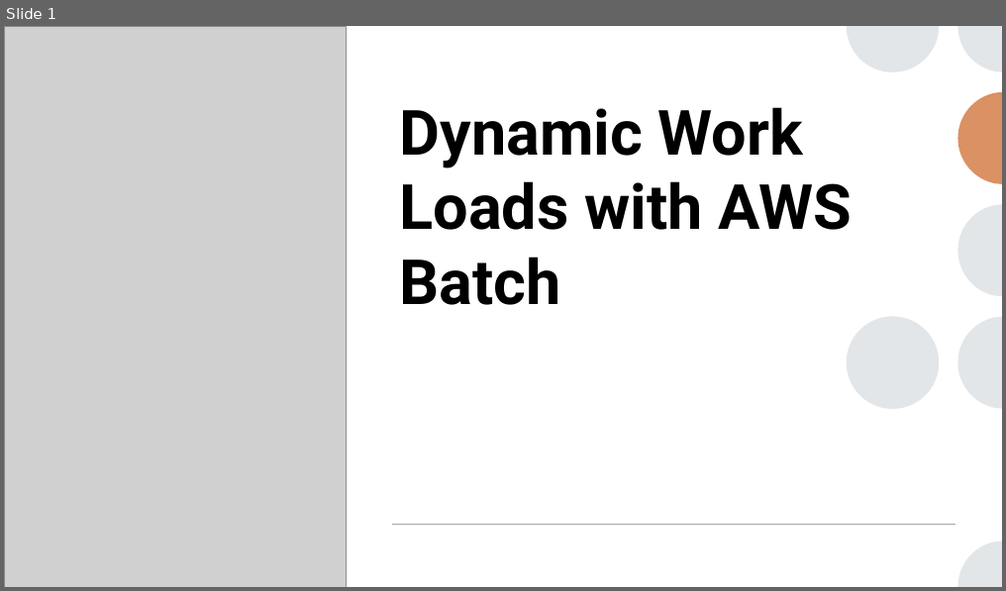
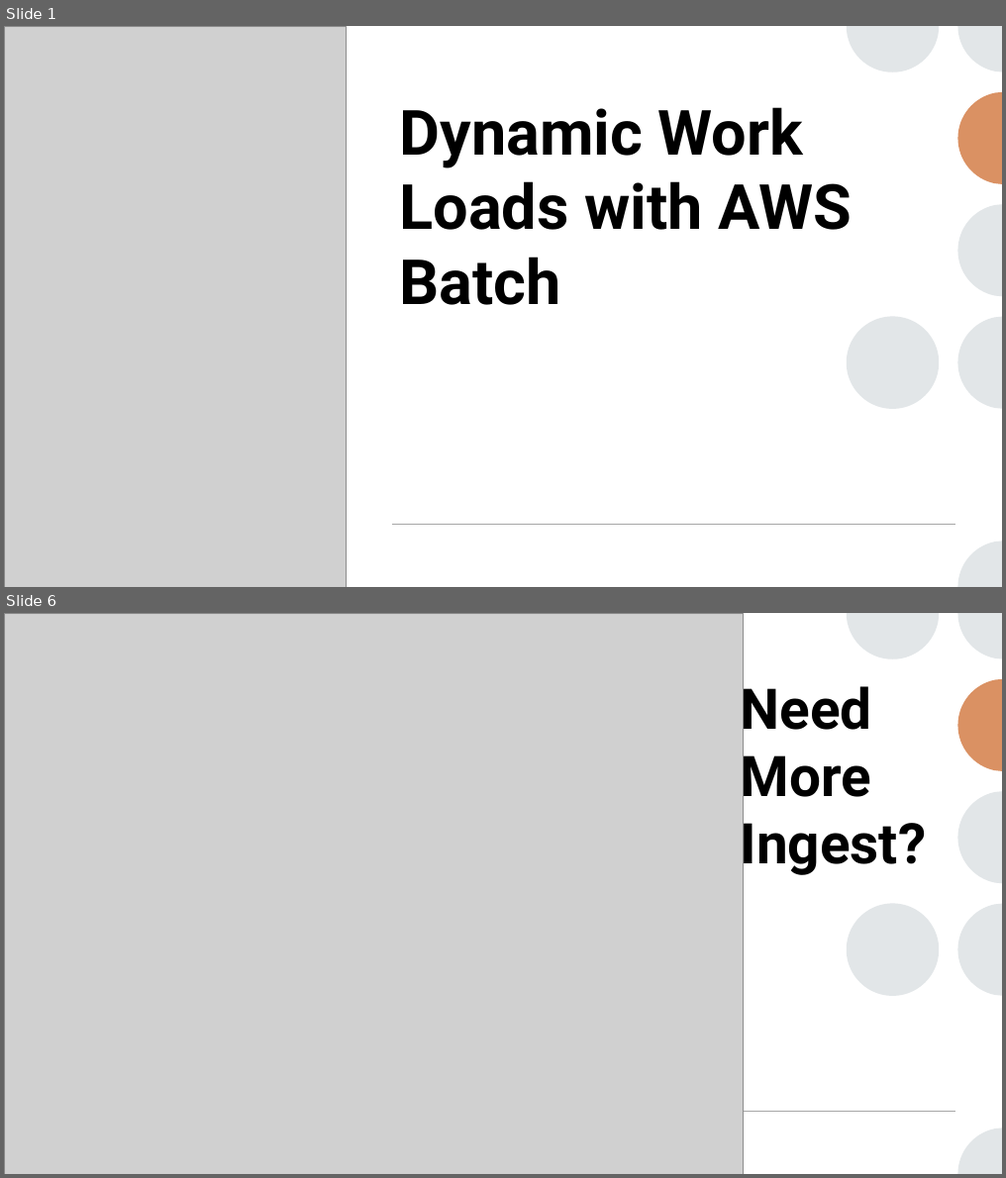
Before and after one commit to krcourville/aws-batch-python-runner, a slide deck: presentation/aws-batch-runner.pptx. Shown one above the other, each under a label of ours: slide 1 before the commit, slides 1 and 6 after it; the slides between them are not shown. The pictures are 1006x591 and 1006x1178 pixels, drawn with LibreOffice and Linux fonts; fonts in the diff are those of the drawing; grey boxes stand for pictures. Boxes give left, top, right and bottom in pixels: in the first picture for what was removed or moved away, otherwise in the second. Text is boxed around its words. In the diff, an @@ line names an element or a change of style, - is before the commit and + after.

```diff
--- a/presentation/aws-batch-runner.pptx
+++ b/presentation/aws-batch-runner.pptx
@@ slide 6 added at (x1=4, y1=613, x2=1002, y2=1174), background #FFFFFF @@
@@ rectangle added at (x1=4, y1=613, x2=1002, y2=1174), fill #FFFFFF @@
@@ picture added at (x1=4, y1=613, x2=744, y2=1174) @@
@@ group added at (x1=846, y1=613, x2=1002, y2=1174): 6 freeform shapes, 1 ellipse @@
@@ group added at (x1=735, y1=613, x2=1002, y2=1174): 7 freeform shapes @@
@@ title added at (x1=741, y1=677, x2=927, y2=877), 54 pt, text #000000, bold @@
+Need More Ingest?
@@ group added at (x1=512, y1=613, x2=1002, y2=1174): 8 freeform shapes @@
@@ line added from (617, 1112) to (955, 1112), #A6A6A6 1 pt @@
```
Also in this commit, not shown: 5 slides changed, 2 other slides added.
